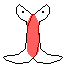
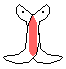
Before/after of a 66 x 69 layered artwork. What changed in the layer stack:
"hitbox": opacity 63% → 61%, painted on it over [27, 14, 39, 57]
